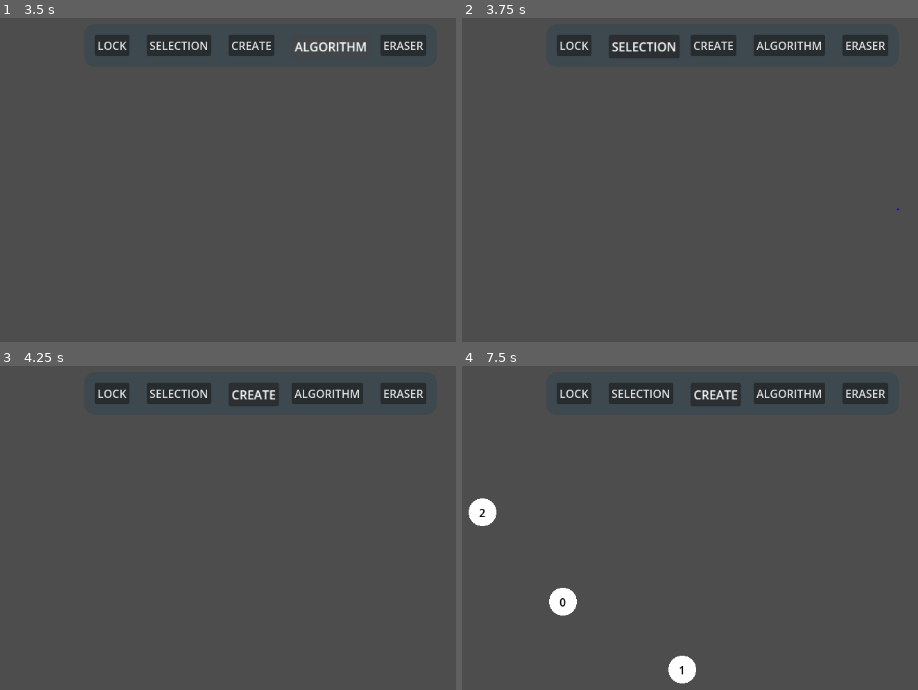
Above: before the commit, frames 1-4 (two rows, left to right).
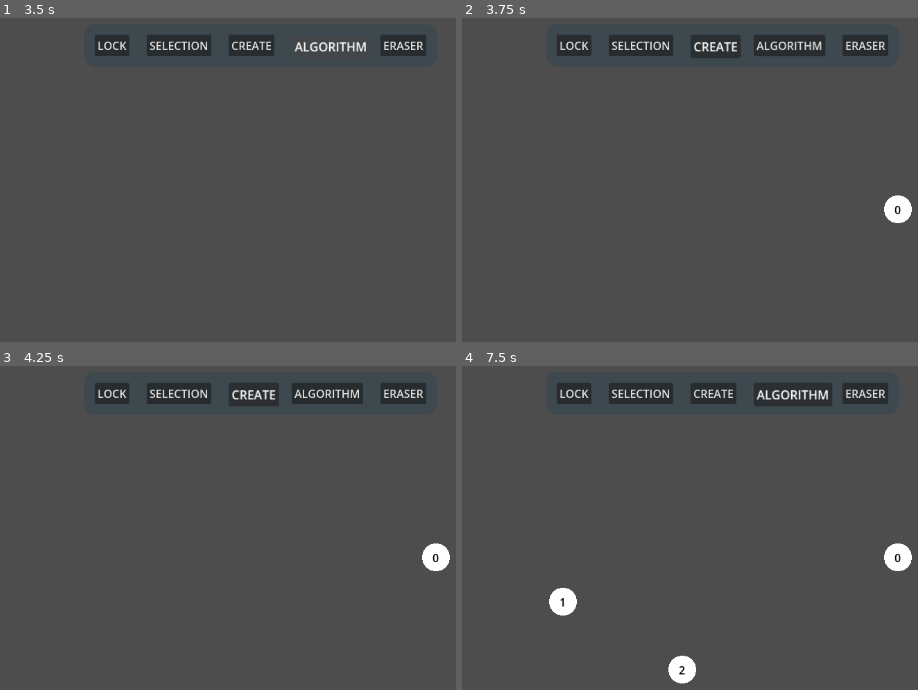
Above: after the commit, the same moments.

Repository: VerticesLTD/Graphos
Game: Godot game, scene res://main.tscn
Two runs of this game, one before a commit and one after it. Both use one fixed random seed, a clock stepped at 60 frames per second and the inputs below.
Inputs (mouse positions are in pixels of both pictures, inside the frame that each line leads up to):
- Up to frame 1 (3.5 s): click "LOCK" at 0.5 s; click "SELECTION" at 1.25 s; click "CREATE" at 2 s; click "ALGORITHM" at 2.75 s
- Up to frame 2 (3.75 s): tap Enter at 3.5 s; move the mouse to (899, 209) at 3.52 s; hold D from 3.53 s (still down); tap C at 3.6 s; click (899, 209) at 3.67 s
- Up to frame 3 (4.25 s): keep holding D; tap V at 3.8 s
- Up to frame 4 (7.5 s): release D at 4.25 s; tap Space at 4.25, 5.75, 7.25 s; drag from (562, 602) to (680, 670) at 4.27 s; tap Enter at 5, 6.5 s; move the mouse to (804, 479) at 5.02 s; hold D 5.03-5.75 s; tap C at 5.1 s; tap V at 5.3, 6.8 s; drag from (680, 670) to (484, 511) at 5.77 s; move the mouse to (outside the picture) at 6.52 s; hold A 6.53-7.25 s; hold Ctrl 6.53-7.25 s; drag from (484, 511) to (603, 466) at 7.27 s

Frame 1 is identical in both runs. In frame 2, 1.3% of the frame differs, in the area x 32-99%, y 5-64%; in frame 3, 0.4%; in frame 4, 1.8%, in the area x 1-99%, y 5-96%.

Commit message:
changed key to match name

Diff:
--- a/ui/global/global_UI.gd
+++ b/ui/global/global_UI.gd
@@ -89,11 +89,11 @@
 func _handle_keyboard(event: InputEventKey) -> void:
 	GLogger.debug("Keyboard Clicked.",LOG_TAG)
 	match event.keycode:
-		KEY_V:
+		KEY_C:
 			Globals.current_state = Globals.State.CREATE
 		KEY_A:
 			Globals.current_state = Globals.State.ALG
-		KEY_D:
+		KEY_S:
 			Globals.current_state = Globals.State.SELECTION
 		KEY_E:
 			Globals.current_state = Globals.State.ERASER
